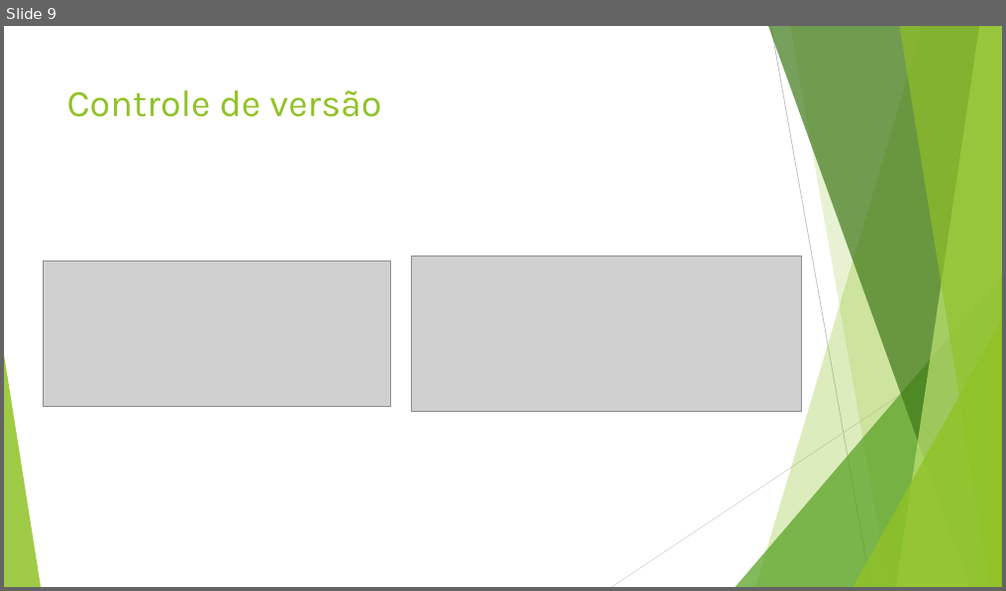
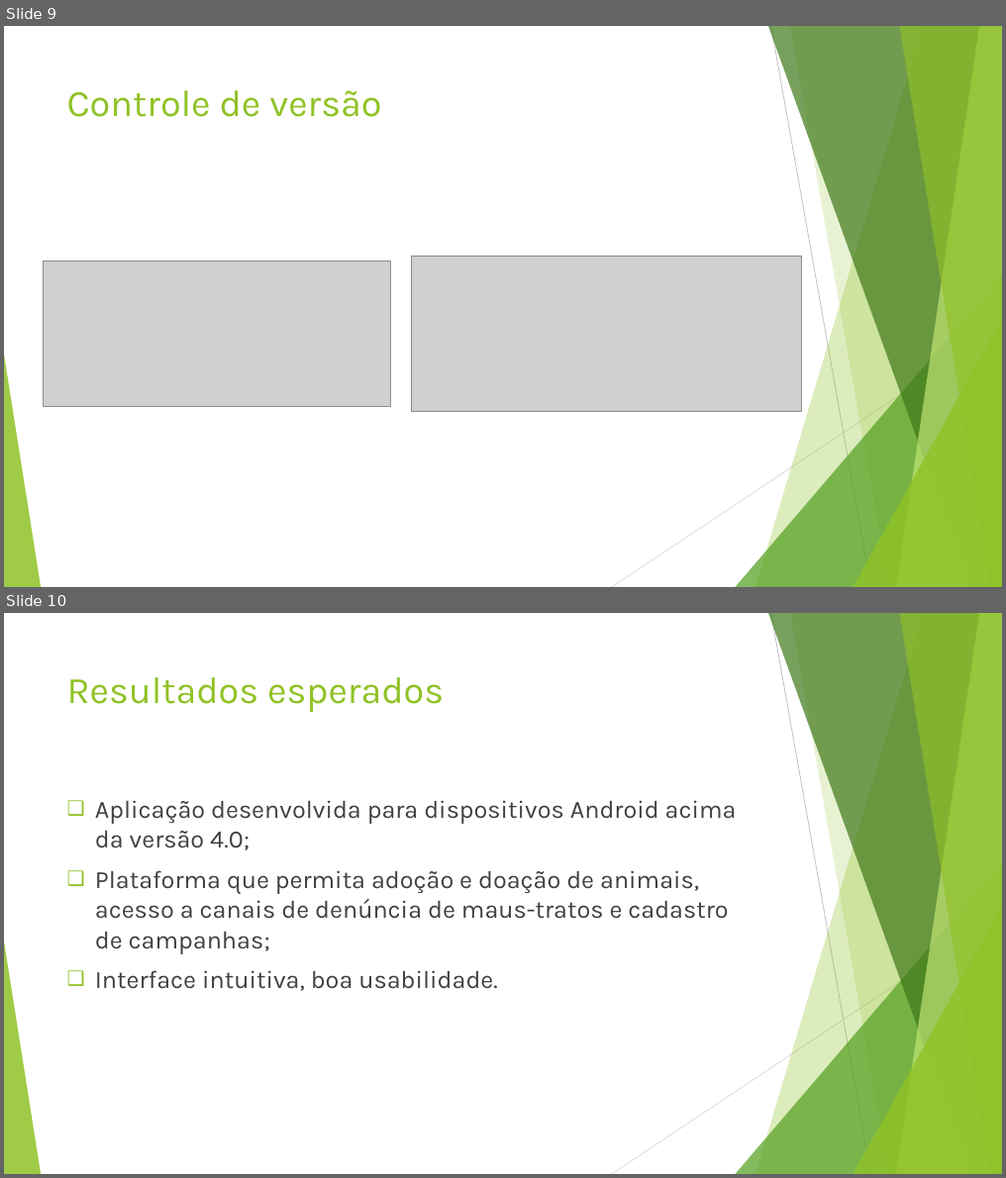
Before and after one commit to matheusrmartins/TCC, a slide deck: Docs/Apresentacao.pptx. Shown one above the other, each under a label of ours: slide 9 before the commit, slides 9 and 10 after it. The pictures are 1006x591 and 1006x1178 pixels, drawn with LibreOffice and Linux fonts; fonts in the diff are those of the drawing; grey boxes stand for pictures. Boxes give left, top, right and bottom in pixels: in the first picture for what was removed or moved away, otherwise in the second. Text is boxed around its words. In the diff, an @@ line names an element or a change of style, - is before the commit and + after.

```diff
--- a/Docs/Apresentacao.pptx
+++ b/Docs/Apresentacao.pptx
@@ slide 10 added at (4, 613, 1002, 1174), background #FFFFFF; not listed: 10 template elements that a slide beside it also shows @@
@@ title added at (67, 677, 444, 712), 36 pt, text #90C226 @@
+Resultados esperados
@@ text added at (95, 800, 737, 991), 24 pt, text #404040 @@
+❑ Aplicação desenvolvida para dispositivos Android acima da versão 4.0;
+❑ Plataforma que permita adoção e doação de animais, acesso a canais de denúncia de maus-tratos e cadastro de campanhas;
+❑ Interface intuitiva, boa usabilidade.
```
Also in this commit, not shown: 3 other slides added, 3 other files.
